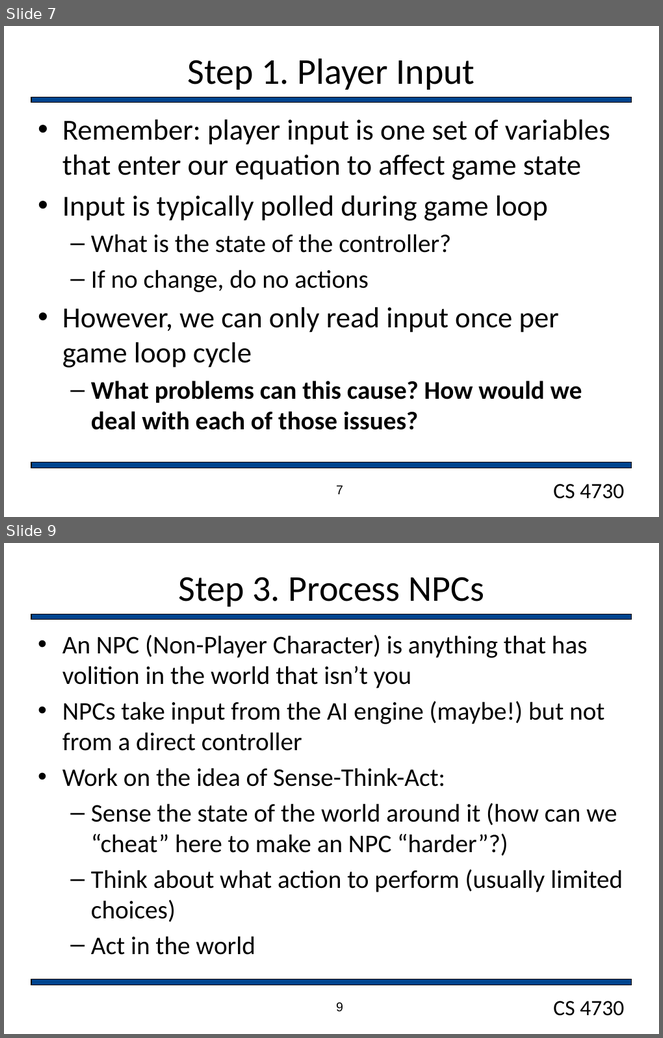
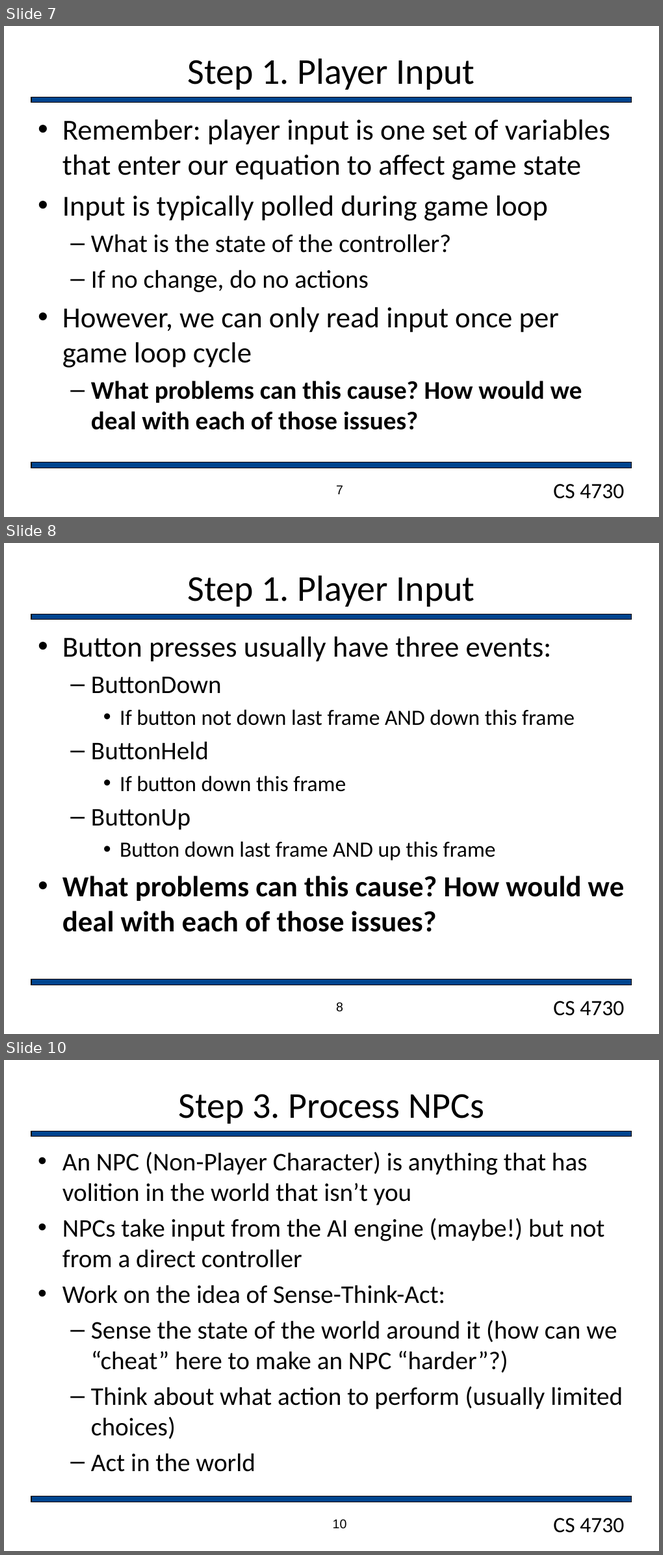
Before and after one commit to markfloryan/gamedesign, a slide deck: slides/GameArchitecture.pptx. Shown one above the other, each under a label of ours: slides 7 and 9 before the commit, slides 7, 8 and 10 after it; the slides between them are not shown. The pictures are 663x1038 and 663x1555 pixels, drawn with LibreOffice and Linux fonts; fonts in the diff are those of the drawing; background and template pictures are left out. Boxes give left, top, right and bottom in pixels: in the first picture for what was removed or moved away, otherwise in the second. Text is boxed around its words. In the diff, an @@ line names an element or a change of style, - is before the commit and + after.

```diff
--- a/slides/GameArchitecture.pptx
+++ b/slides/GameArchitecture.pptx
@@ slide 8 added at [4, 543, 659, 1034], background #FFFFFF; not listed: 3 template elements that a slide beside it also shows @@
@@ title added at [188, 575, 475, 607], 40 pt, text #000000 @@
+Step 1. Player Input
@@ text added at [62, 637, 625, 932], 32 pt, text #000000 @@
+• Button presses usually have three events:
+  – ButtonDown
+    • If button not down last frame AND down this frame
+  – ButtonHeld
+    • If button down this frame
+  – ButtonUp
+    • Button down last frame AND up this frame
+• What problems can this cause? How would we deal with each of those issues?
@@ page number added at [336, 1003, 343, 1012], 14 pt, text #000000 @@
+8
@@ what was slide 9 is now slide 10 @@
@@ page number at [333, 1520, 347, 1529]: text changed @@
-9
+10
```
Also in this commit, not shown: 7 slides changed, 13 other slides added, 3 other files.
